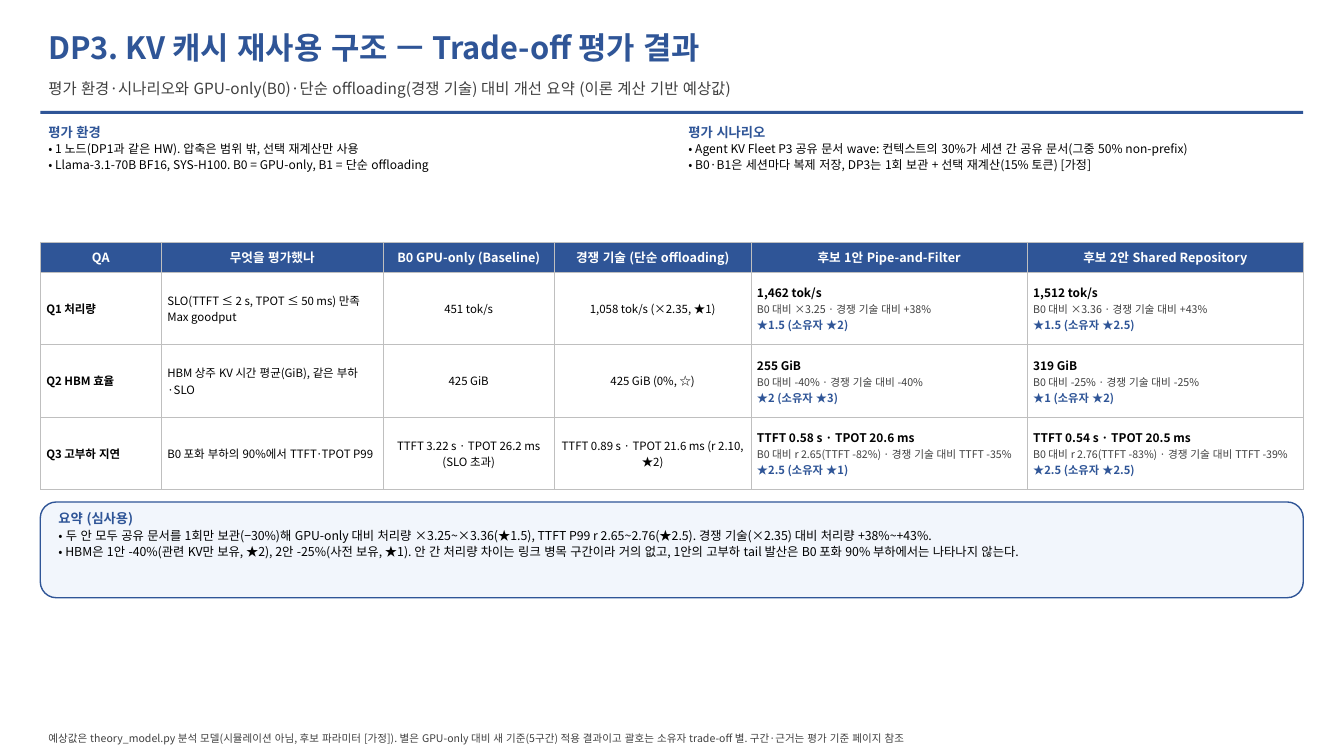
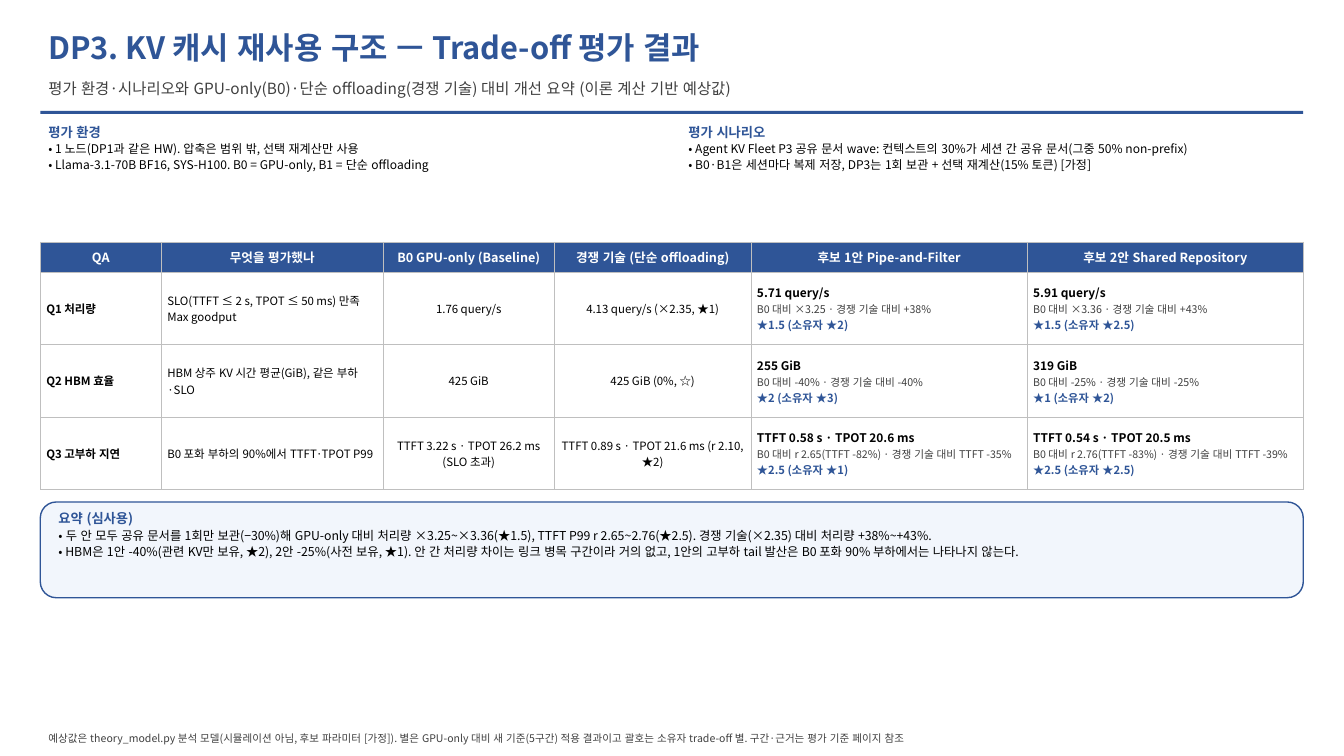
Before and after one commit to mkim0628/vllm, a slide deck: slide 7 of doc-mk/QA-criteria-v4/DP-QA-criteria-v4.pptx. Drawn at 1344x756 pixels with LibreOffice and Linux fonts; fonts in the diff are those of the drawing. Boxes give left, top, right and bottom in pixels: in the first picture for what was removed or moved away, otherwise in the second. Text is boxed around its words. In the diff, an @@ line names an element or a change of style, - is before the commit and + after.

```diff
--- a/doc-mk/QA-criteria-v4/DP-QA-criteria-v4.pptx
+++ b/doc-mk/QA-criteria-v4/DP-QA-criteria-v4.pptx
@@ table at (x1=40, y1=242, x2=1304, y2=490) @@
-row 2: Q1 처리량 | SLO(TTFT ≤ 2 s, TPOT ≤ 50 ms) 만족 Max goodput | 451 tok/s | 1,058 tok/s (×2.35, ★1) | 1,462 tok/s / B0 대비 ×3.25 · 경쟁 기술 대비 +38% / ★1.5 (소유자 ★2) | 1,512 tok/s / B0 대비 ×3.36 · 경쟁 기술 대비 +43% / ★1.5 (소유자 ★2.5)
+row 2: Q1 처리량 | SLO(TTFT ≤ 2 s, TPOT ≤ 50 ms) 만족 Max goodput | 1.76 query/s | 4.13 query/s (×2.35, ★1) | 5.71 query/s / B0 대비 ×3.25 · 경쟁 기술 대비 +38% / ★1.5 (소유자 ★2) | 5.91 query/s / B0 대비 ×3.36 · 경쟁 기술 대비 +43% / ★1.5 (소유자 ★2.5)
```
Also in this commit, not shown: 11 other slides changed, 5 other files.
